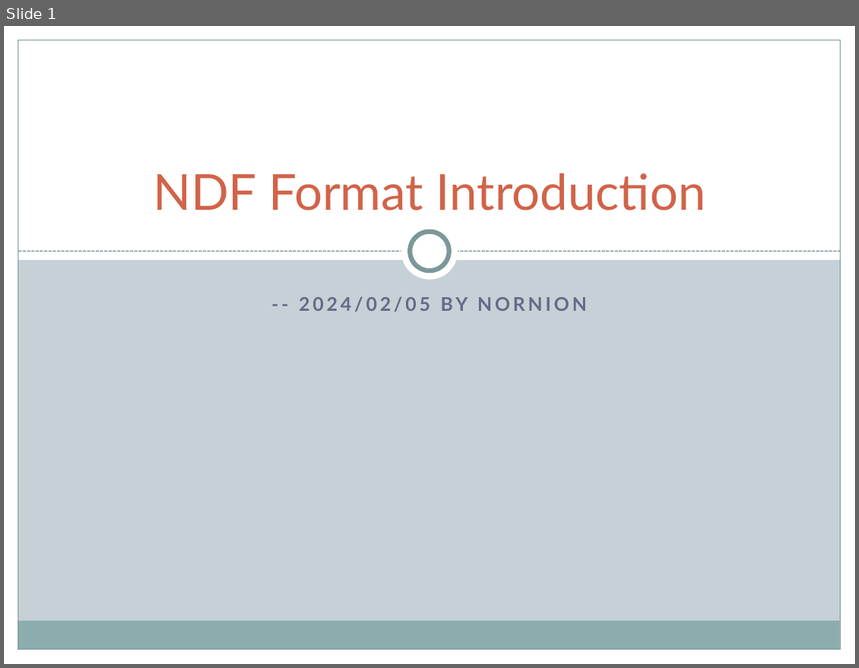
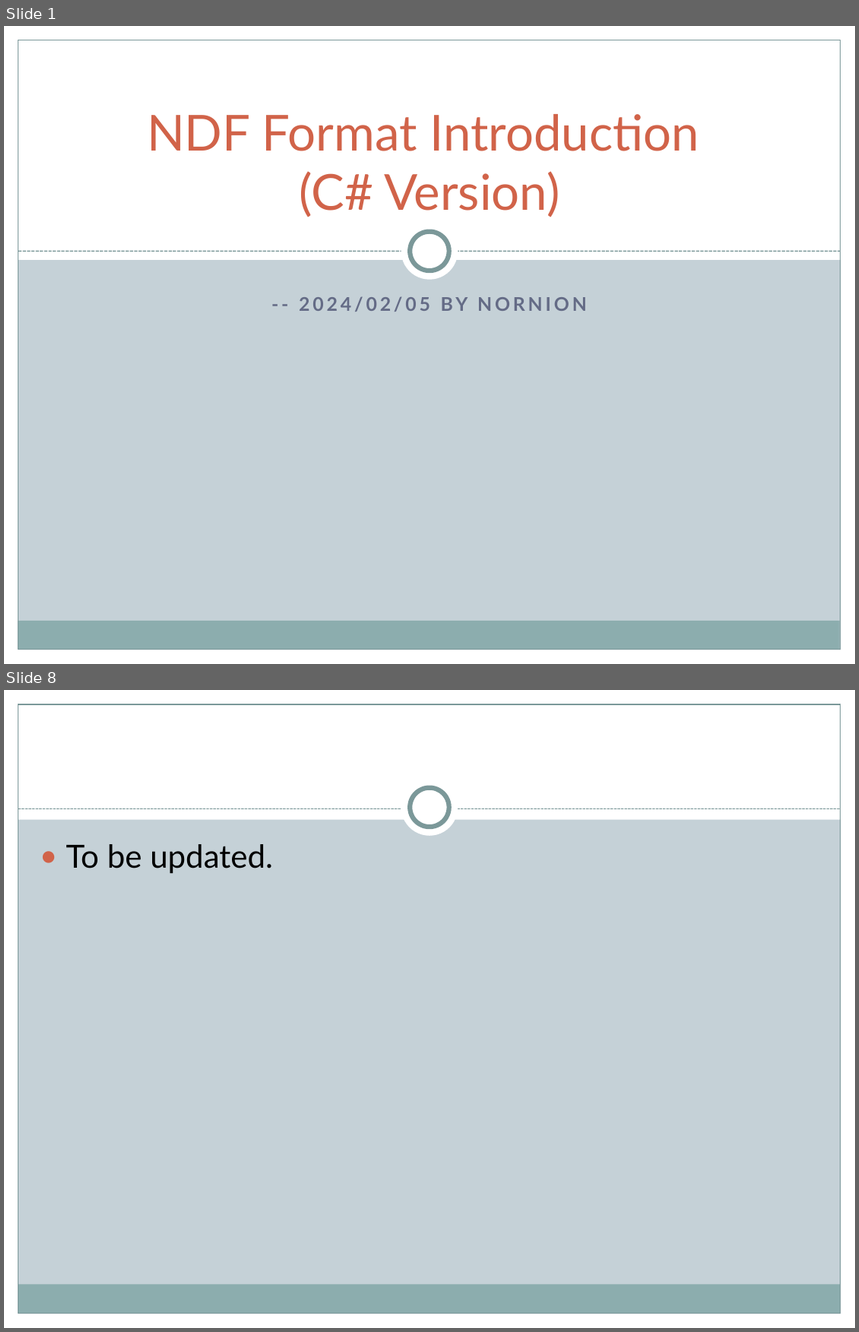
Before and after one commit to nornion/NDF_Format, a slide deck: NDF_Introduction.pptx. Shown one above the other, each under a label of ours: slide 1 before the commit, slides 1 and 8 after it; the slides between them are not shown. The pictures are 859x668 and 859x1332 pixels, drawn with LibreOffice and Linux fonts; fonts in the diff are those of the drawing. Boxes give left, top, right and bottom in pixels: in the first picture for what was removed or moved away, otherwise in the second. Text is boxed around its words. In the diff, an @@ line names an element or a change of style, - is before the commit and + after.

Commit message:
Updated NDF introduction slides.

```diff
--- a/NDF_Introduction.pptx
+++ b/NDF_Introduction.pptx
@@ slide 8 added at [4, 690, 855, 1328], background #C5D1D7; not listed: 5 template elements that a slide beside it also shows @@
@@ rectangle added at [4, 690, 855, 819], fill #FFFFFF @@
@@ ellipse added at [401, 780, 458, 837], fill #FFFFFF @@
@@ ellipse added at [410, 788, 449, 827], fill #FFFFFF, outline #7C999A 4 pt @@
@@ line added from (18, 809) to (841, 809), #7C999A 0.75 pt dashed @@
@@ text added at [66, 844, 273, 874], 27 pt, text #000000 @@
+● To be updated.
@@ slide 1 changed as well @@
@@ title at [147, 114, 700, 218]: text changed @@
-NDF Format Introduction
+NDF Format Introduction
+(C# Version)
```
Also in this commit, not shown: 1 other slide changed, 5 other slides added, 1 slide removed, 1 other file.
